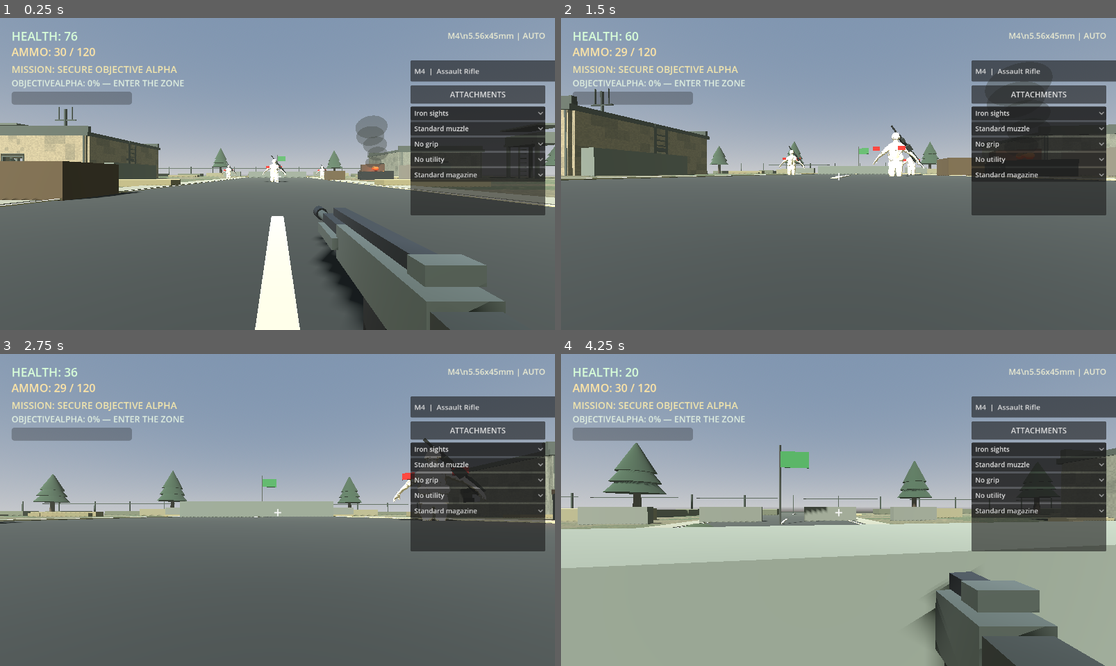
Above: before the commit, frames 1-4 (two rows, left to right).
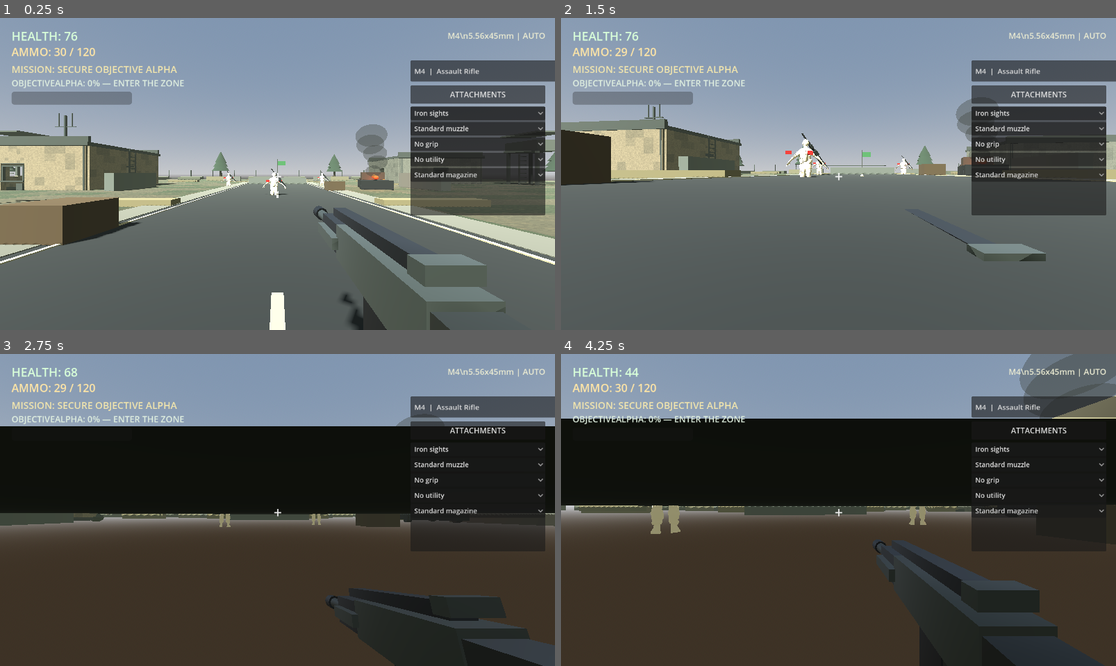
Above: after the commit, the same moments.

Repository: leefortine86-eng/Hunger-For-War
Game: Godot game, scene res://scenes/main.tscn
Two runs of this game, one before a commit and one after it. Both use one fixed random seed, a clock stepped at 60 frames per second and the inputs below.
Inputs (mouse positions are in pixels of both pictures, inside the frame that each line leads up to):
- Up to frame 1 (0.25 s): no input
- Up to frame 2 (1.5 s): tap Enter at 0.5 s; move the mouse to (866, 174) at 0.52 s; hold Z 0.53-1.28 s; hold W (move_forward) from 0.53 s (still down); click (866, 174) at 0.67 s; tap Space at 0.77 s; move the mouse to (810, 174) at 1.27 s; tap Z at 1.35 s
- Up to frame 3 (2.75 s): keep holding W (move_forward); tap Space at 1.52 s; move the mouse to (288, 503) at 2.02 s; hold Z from 2.03 s (still down); tap R at 2.1 s
- Up to frame 4 (4.25 s): keep holding W (move_forward); move the mouse to (832, 516) at 2.77 s; release Z at 2.78 s; tap Q at 2.85 s; click (832, 516) at 2.92 s; tap Space at 3.02, 3.77 s; tap Z at 3.05 s; move the mouse to (877, 513) at 3.52 s; hold Z from 3.53 s (still down); tap E at 3.6 s

The runs differ from the first frame. In frame 1, 18% of the frame differs, in the area x 0-100%, y 28-100%; in frame 2, 9.4%; in frame 3, 71%; in frame 4, 79%, in the area x 0-100%, y 0-100%.

Commit message:
Add standing crouch and prone player stances

Diff:
--- a/scripts/player.gd
+++ b/scripts/player.gd
@@ -38,11 +38,13 @@
 var hit_marker_kill: bool = false
 @export var controller_look_speed: float = 2.4
 var mobile_crouch: bool = false
+var mobile_prone: bool = false
 var mobile_jump_requested: bool = false
 var jump_key_was_down: bool = false
 var body_collision: CollisionShape3D
 var sprint_button: Button
 var crouch_button: Button
+var prone_button: Button
 var jump_button: Button
 var aim_button: Button
 var aiming: bool = false
@@ -173,6 +175,16 @@
     jump_button.add_theme_font_size_override("font_size", 19)
     jump_button.pressed.connect(_on_jump_pressed)
     canvas.add_child(jump_button)
+
+    prone_button = Button.new()
+    prone_button.name = "ProneButton"
+    prone_button.text = "PRONE"
+    prone_button.position = Vector2(screen_size.x - 400, screen_size.y - 112)
+    prone_button.size = Vector2(112, 58)
+    prone_button.toggle_mode = true
+    prone_button.add_theme_font_size_override("font_size", 17)
+    prone_button.toggled.connect(_on_prone_toggled)
+    canvas.add_child(prone_button)
 
     aim_button = Button.new()
     aim_button.name = "AimButton"
@@ -284,7 +296,7 @@
 func _refresh_control_presentation():
     last_gamepad_connected = Input.get_connected_joypads().size() > 0
     var show_touch_controls := DisplayServer.is_touchscreen_available() and not last_gamepad_connected
-    var touch_controls = [touch_overlay, fire_button, reload_button, sprint_button, crouch_button, jump_button, aim_button, weapon_prev_button, weapon_next_button]
+    var touch_controls = [touch_overlay, fire_button, reload_button, sprint_button, crouch_button, prone_button, jump_button, aim_button, weapon_prev_button, weapon_next_button]
     for control in touch_controls:
         if is_instance_valid(control):
             control.visible = show_touch_controls
@@ -338,6 +350,17 @@
 
 func _on_crouch_toggled(enabled: bool):
     mobile_crouch = enabled
+    if enabled:
+        mobile_prone = false
+        if is_instance_valid(prone_button):
+            prone_button.button_pressed = false
+
+func _on_prone_toggled(enabled: bool):
+    mobile_prone = enabled
+    if enabled:
+        mobile_crouch = false
+        if is_instance_valid(crouch_button):
+            crouch_button.button_pressed = false
 
 func _on_jump_pressed():
     mobile_jump_requested = true
@@ -400,7 +423,7 @@
             _rotate_camera(event.relative, touch_sensitivity)
 
 func _is_touch_ui(position: Vector2) -> bool:
-    var controls = [fire_button, reload_button, sprint_button, crouch_button, jump_button, aim_button, weapon_prev_button, weapon_next_button, weapon_select, attachment_toggle, attachment_panel]
+    var controls = [fire_button, reload_button, sprint_button, crouch_button, prone_button, jump_button, aim_button, weapon_prev_button, weapon_next_button, weapon_select, attachment_toggle, attachment_panel]
     for control in controls:
         if is_instance_valid(control) and Rect2(control.position, control.size).has_point(position):
             return true
@@ -497,9 +520,12 @@
     var direction = (transform.basis * Vector3(input_dir.x, 0, input_dir.y)).normalized()
 
     var sprinting := Input.is_key_pressed(KEY_SHIFT) or Input.is_action_pressed("sprint") or mobile_sprint
+    var prone := Input.is_key_pressed(KEY_Z) or mobile_prone
     var crouching := Input.is_key_pressed(KEY_CTRL) or Input.is_action_pressed("crouch") or mobile_crouch
     var current_speed := move_speed
-    if crouching:
+    if prone:
+        current_speed = move_speed * 0.20
+    elif crouching:
         current_speed = move_speed * 0.45
     elif sprinting:
         current_speed = move_speed * 1.55
@@ -508,12 +534,12 @@
     velocity.z = direction.z * current_speed
 
     var jump_key_down := Input.is_key_pressed(KEY_SPACE) or Input.is_action_pressed("jump")
-    if jump_key_down and not jump_key_was_down and is_on_floor() and not crouching:
+    if jump_key_down and not jump_key_was_down and is_on_floor() and not crouching and not prone:
         velocity.y = 6.0
     jump_key_was_down = jump_key_down
 
     if mobile_jump_requested:
-        if is_on_floor() and not crouching:
+        if is_on_floor() and not crouching and not prone:
             velocity.y = 6.0
         mobile_jump_requested = false
 
@@ -524,17 +550,19 @@
 
     var capsule := body_collision.shape as CapsuleShape3D
     if capsule:
-        var target_height := 1.2 if crouching else 1.8
+        var target_height := 0.65 if prone else (1.2 if crouching else 1.8)
         capsule.height = move_toward(capsule.height, target_height, 3.0 * delta)
         body_collision.position.y = capsule.height * 0.5
 
-    var target_camera_height := 0.35 if crouching else 0.65
-    camera.position.y = move_toward(camera.position.y, target_camera_height, 2.5 * delta)
+    var target_camera_height := 0.48 if prone else (1.05 if crouching else 1.55)
+    camera.position.y = move_toward(camera.position.y, target_camera_height, 3.0 * delta)
 
     if is_instance_valid(sprint_button):
         sprint_button.text = "SPRINT ON" if mobile_sprint else "SPRINT"
     if is_instance_valid(crouch_button):
         crouch_button.text = "STAND" if mobile_crouch else "CROUCH"
+    if is_instance_valid(prone_button):
+        prone_button.text = "GET UP" if mobile_prone else "PRONE"
 
     move_and_slide()
 
